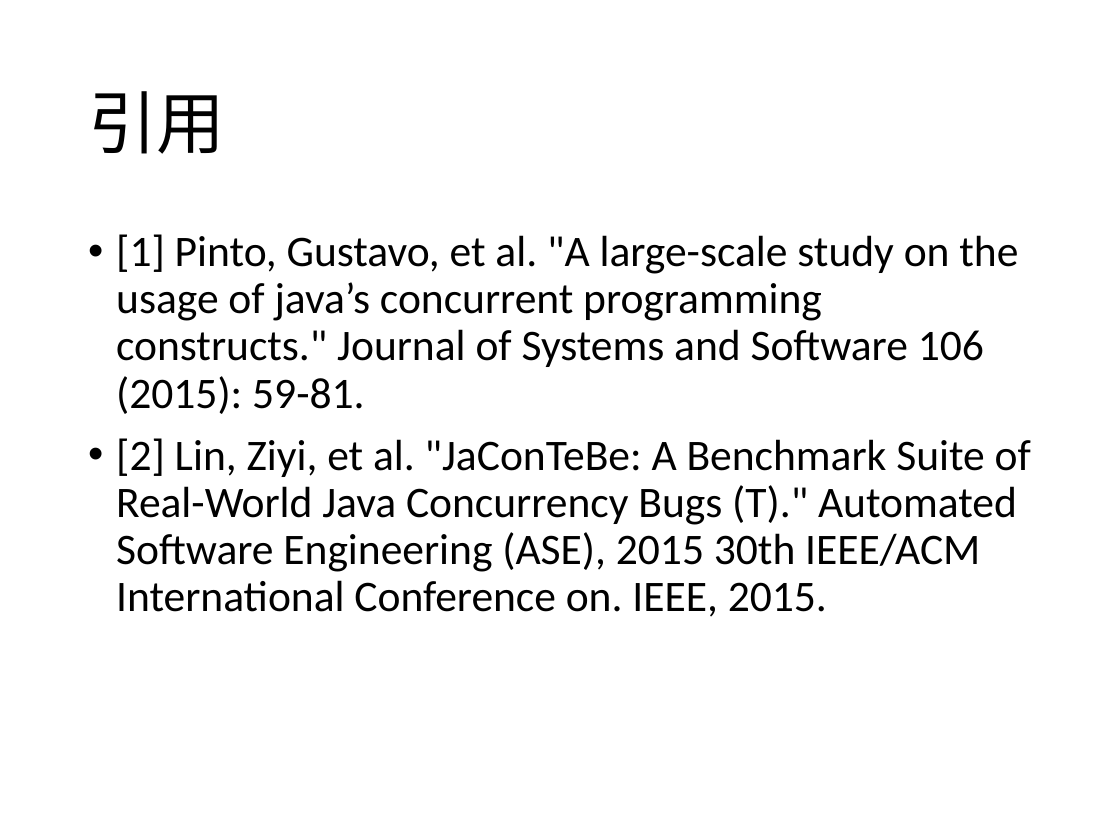
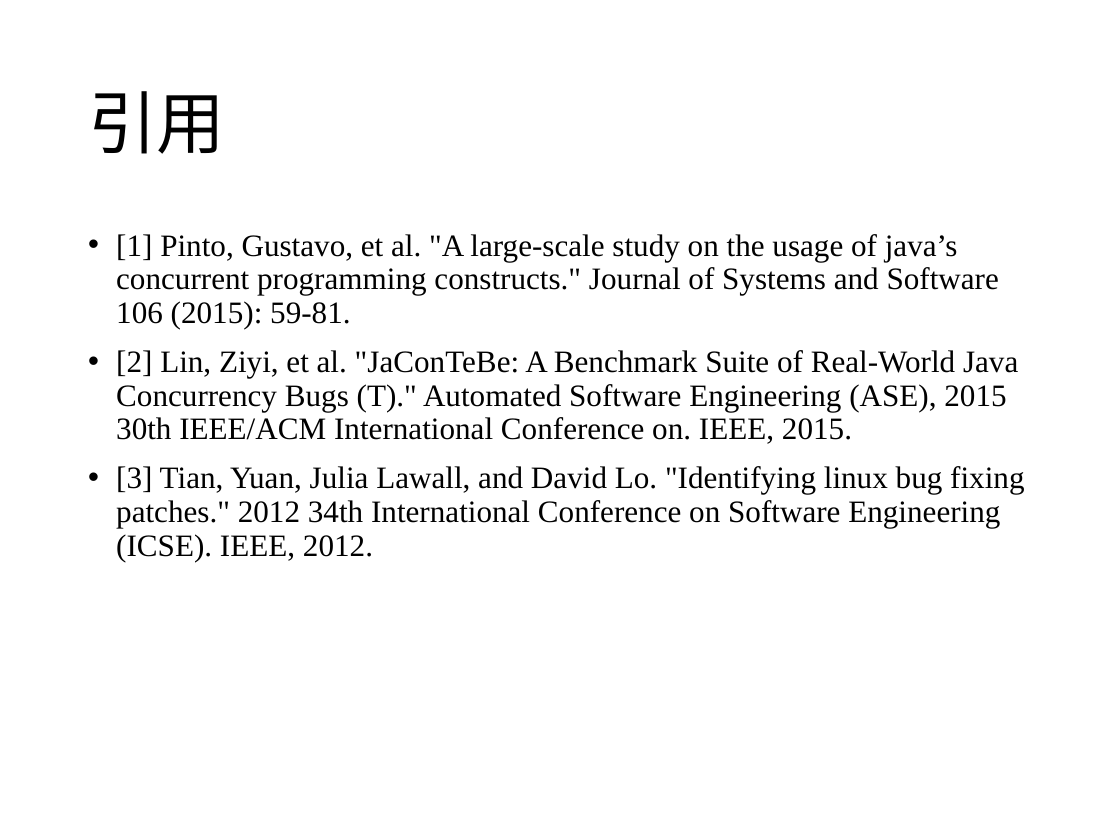
Before and after one commit to qwordy/Research, a slide deck: slide 15 of bishe/理解并发程序修改模式.pptx (slide 14 before the commit). Drawn at 1120x840 pixels with LibreOffice and Linux fonts; fonts in the diff are those of the drawing. Boxes give left, top, right and bottom in pixels: in the first picture for what was removed or moved away, otherwise in the second. Text is boxed around its words. In the diff, an @@ line names an element or a change of style, - is before the commit and + after.

Commit message:
yfy

```diff
--- a/bishe/理解并发程序修改模式.pptx
+++ b/bishe/理解并发程序修改模式.pptx
@@ text at <box>116,234,1018,444</box>: size 28 to 20 pt, font Calibri to Times New Roman in "[1] Pinto, Gustavo, et al. "A large-scale ...", "[2] Lin, Ziyi, et al. "JaConTeBe: A ..." @@
@@ text at <box>116,466,1024,561</box>: paragraph added @@
+• [3] Tian, Yuan, Julia Lawall, and David Lo. "Identifying linux bug fixing patches." 2012 34th International Conference on Software Engineering (ICSE). IEEE, 2012.
```
Also in this commit, not shown: 7 other slides changed, 2 slides added, 1 slide removed.
